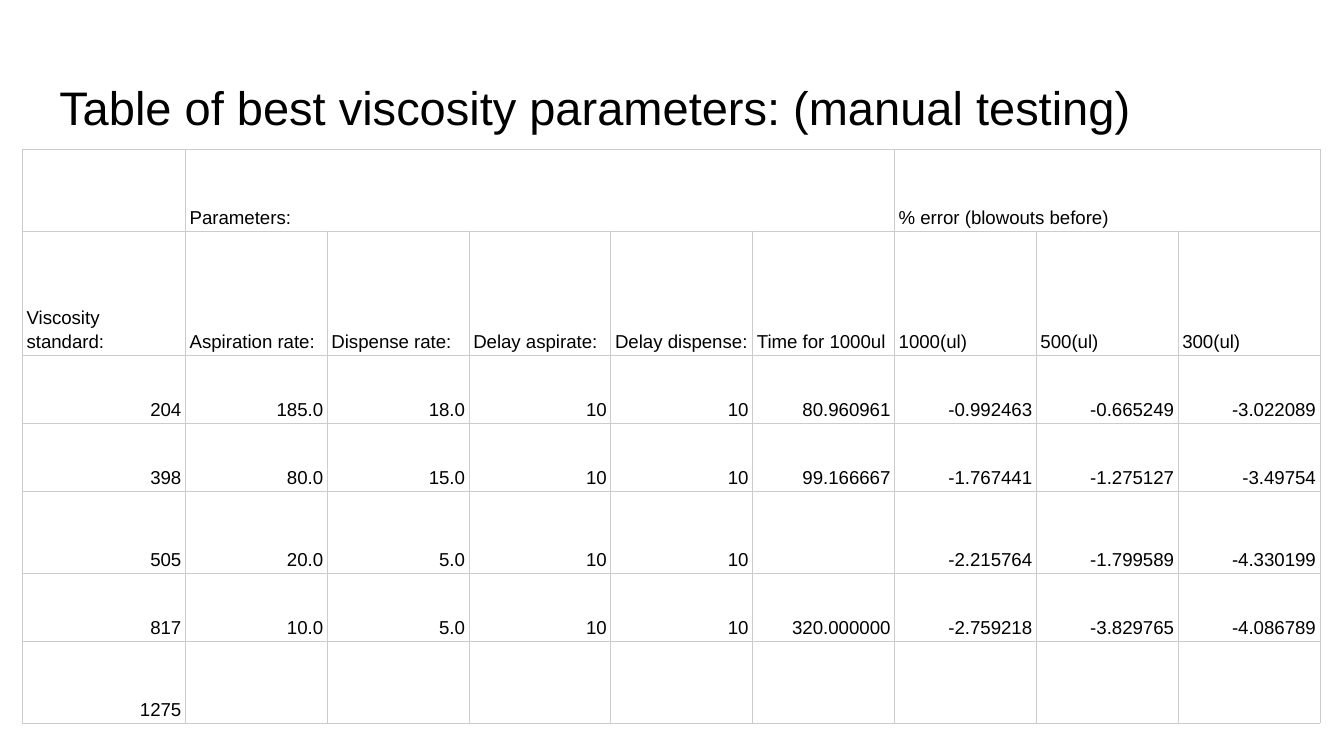
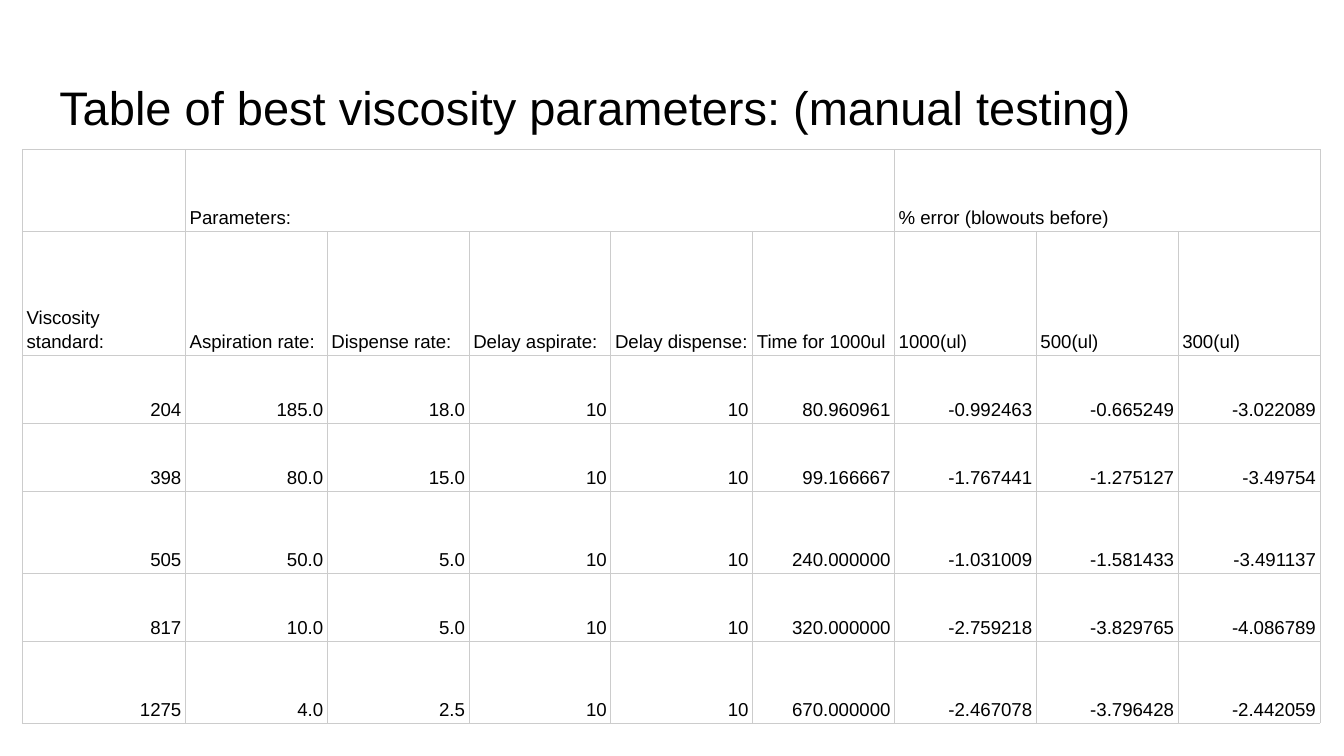
Before and after one commit to Quijanove/viscosity_liquid_transfer_Pablo, a slide deck: slide 2 of Sartorious_experiments/Finalised_Data/Sartorious Experiments Summary Statistics.pptx. Drawn at 1344x756 pixels with LibreOffice and Linux fonts; fonts in the diff are those of the drawing. Boxes give left, top, right and bottom in pixels: in the first picture for what was removed or moved away, otherwise in the second. Text is boxed around its words. In the diff, an @@ line names an element or a change of style, - is before the commit and + after.

```diff
--- a/Sartorious_experiments/Finalised_Data/Sartorious Experiments Summary Statistics.pptx
+++ b/Sartorious_experiments/Finalised_Data/Sartorious Experiments Summary Statistics.pptx
@@ table at (x1=23, y1=149, x2=1325, y2=721) @@
-row 5: 505 | 20.0 | 5.0 | 10 | 10 |  | -2.215764 | -1.799589 | -4.330199
+row 5: 505 | 50.0 | 5.0 | 10 | 10 | 240.000000 | -1.031009 | -1.581433 | -3.491137
-row 7: 1275 |  |  |  |  |  |  |  | 
+row 7: 1275 | 4.0 | 2.5 | 10 | 10 | 670.000000 | -2.467078 | -3.796428 | -2.442059
```
Also in this commit, not shown: 2 other slides changed, 1 other file.
